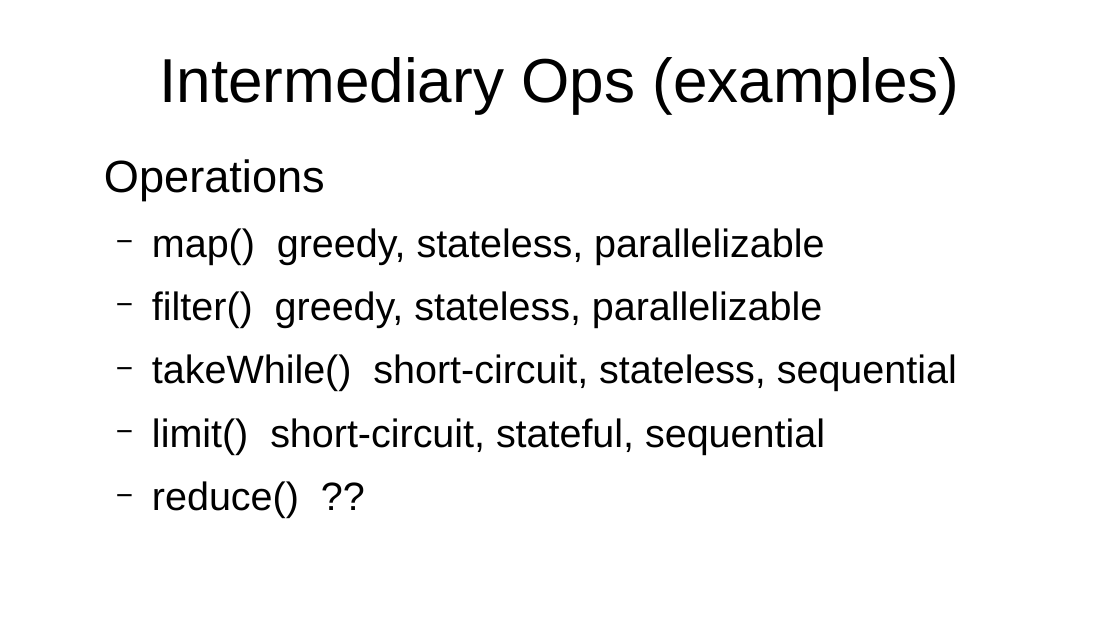
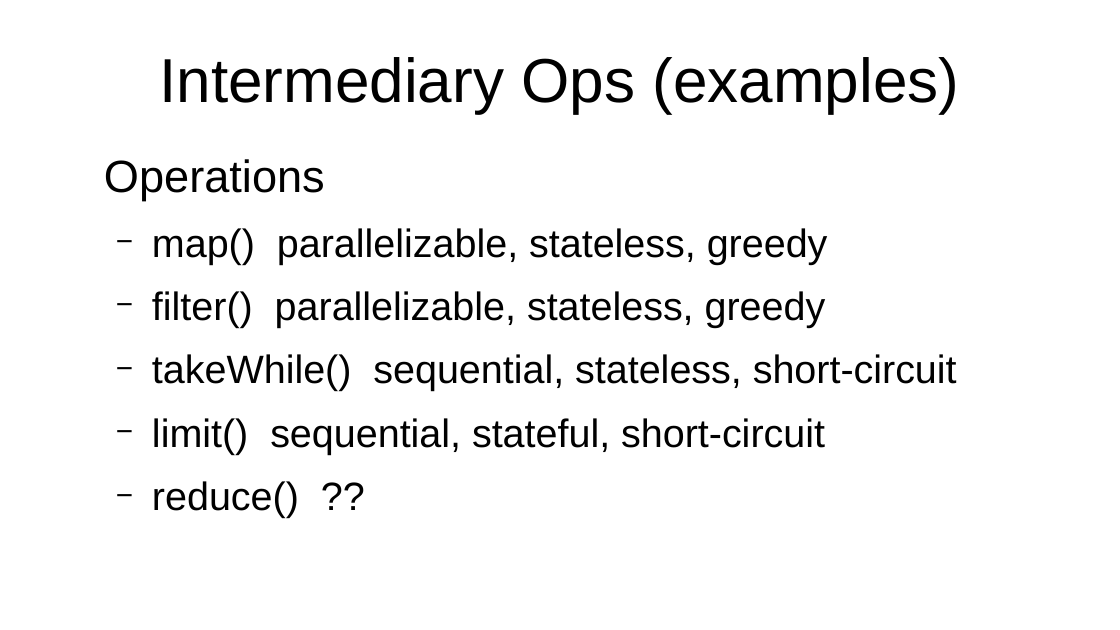
Before and after one commit to forax/we_are_all_to_gather, a slide deck: slide 12 of We are all to gather.odp (slide 13 before the commit). Drawn at 1120x630 pixels with LibreOffice and Linux fonts; fonts in the diff are those of the drawing. Boxes give left, top, right and bottom in pixels: in the first picture for what was removed or moved away, otherwise in the second. Text is boxed around its words. In the diff, an @@ line names an element or a change of style, - is before the commit and + after.

```diff
--- a/We are all to gather.odp
+++ b/We are all to gather.odp
@@ text at bbox=[152, 228, 957, 455]: text changed @@
-  − map() greedy, stateless, parallelizable
-  − filter() greedy, stateless, parallelizable
-  − takeWhile() short-circuit, stateless, sequential
-  − limit() short-circuit, stateful, sequential
+  − map() parallelizable, stateless, greedy
+  − filter() parallelizable, stateless, greedy
+  − takeWhile() sequential, stateless, short-circuit
+  − limit() sequential, stateful, short-circuit
```
Also in this commit, not shown: 7 other slides changed, 4 slides added, 2 slides removed, 4 other files.
